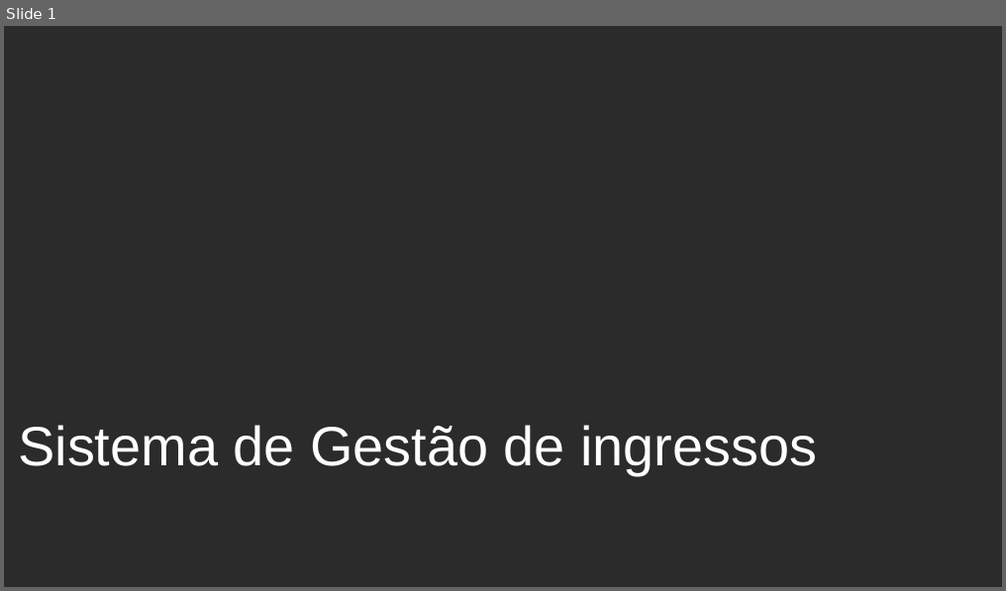
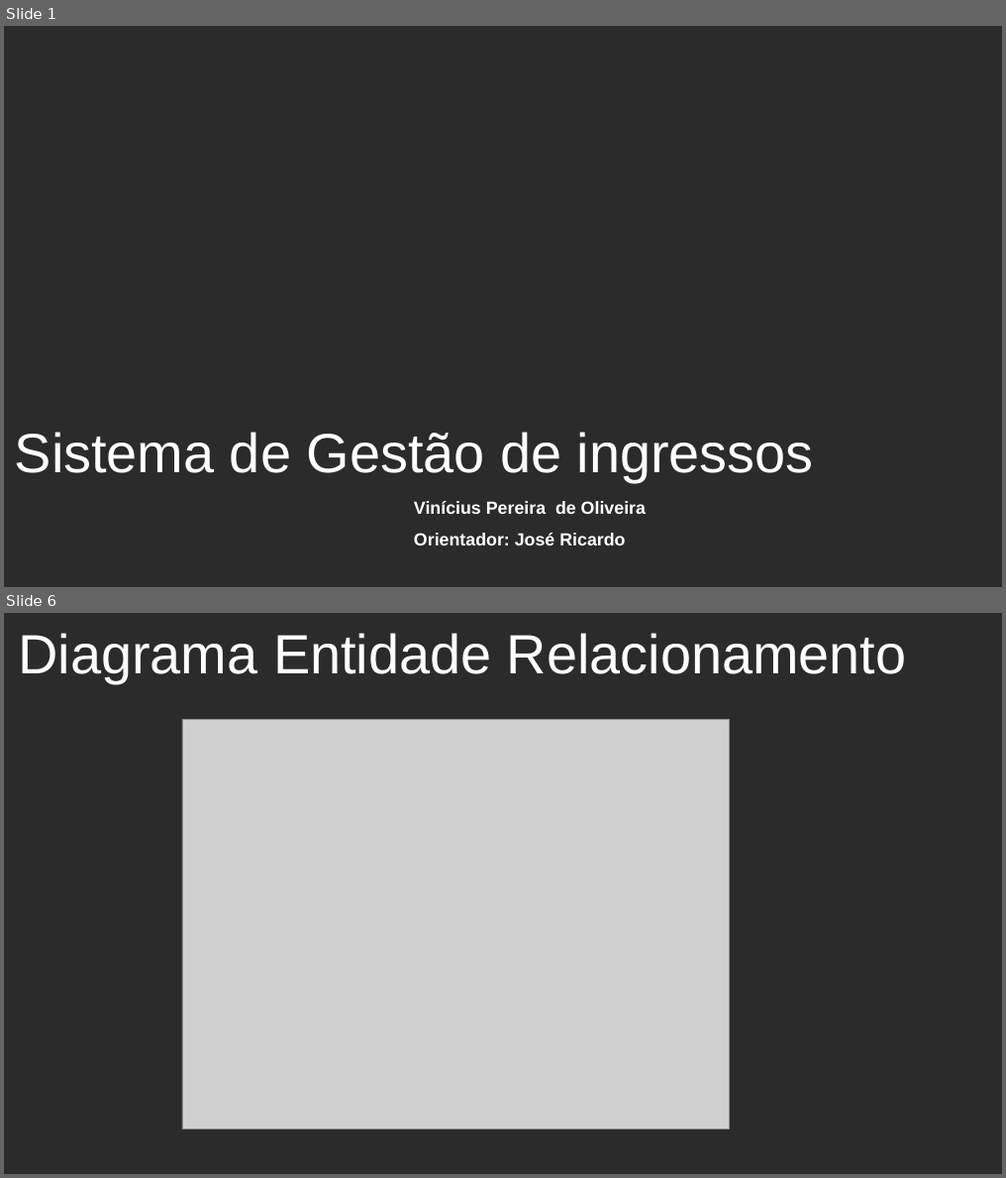
Before and after one commit to viniciusoliverrs/ingresso-online, a slide deck: TCC_slide.odp. Shown one above the other, each under a label of ours: slide 1 before the commit, slides 1 and 6 after it; the slides between them are not shown. The pictures are 1006x591 and 1006x1178 pixels, drawn with LibreOffice and Linux fonts; fonts in the diff are those of the drawing; grey boxes stand for pictures; background and template pictures are left out; a plain dark background stands for a picture behind light text. Boxes give left, top, right and bottom in pixels: in the first picture for what was removed or moved away, otherwise in the second. Text is boxed around its words. In the diff, an @@ line names an element or a change of style, - is before the commit and + after.

```diff
--- a/TCC_slide.odp
+++ b/TCC_slide.odp
@@ slide 6 added at <box>4,613,1002,1174</box>, background picture (left out) @@
@@ title added at <box>18,633,907,683</box>, 44 pt, text #FFFFFF @@
+Diagrama Entidade Relacionamento
@@ picture added at <box>182,719,730,1130</box> @@
@@ slide 1 changed as well @@
@@ title "Sistema de Gestão de ingressos": place and size @@
-title "Sistema de Gestão de ingressos" at <box>18,425,817,474</box>
+title "Sistema de Gestão de ingressos" at <box>15,432,814,482</box>
@@ title added at <box>414,501,646,514</box>, 14 pt, text #FFFFFF, bold @@
+Vinícius Pereira de Oliveira
@@ title added at <box>414,533,625,546</box>, 14 pt, text #FFFFFF, bold @@
+Orientador: José Ricardo
```
Also in this commit, not shown: 4 other slides added, 2 slides removed, 10 other files.
